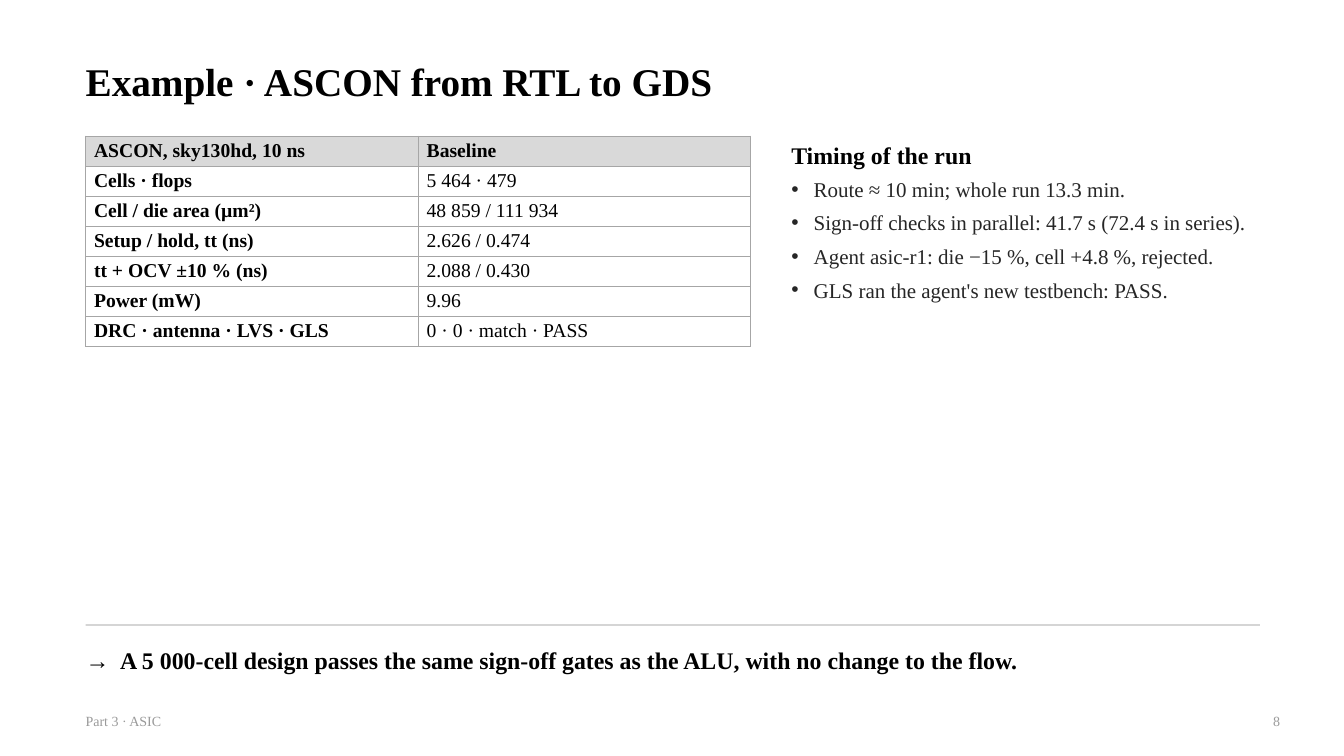
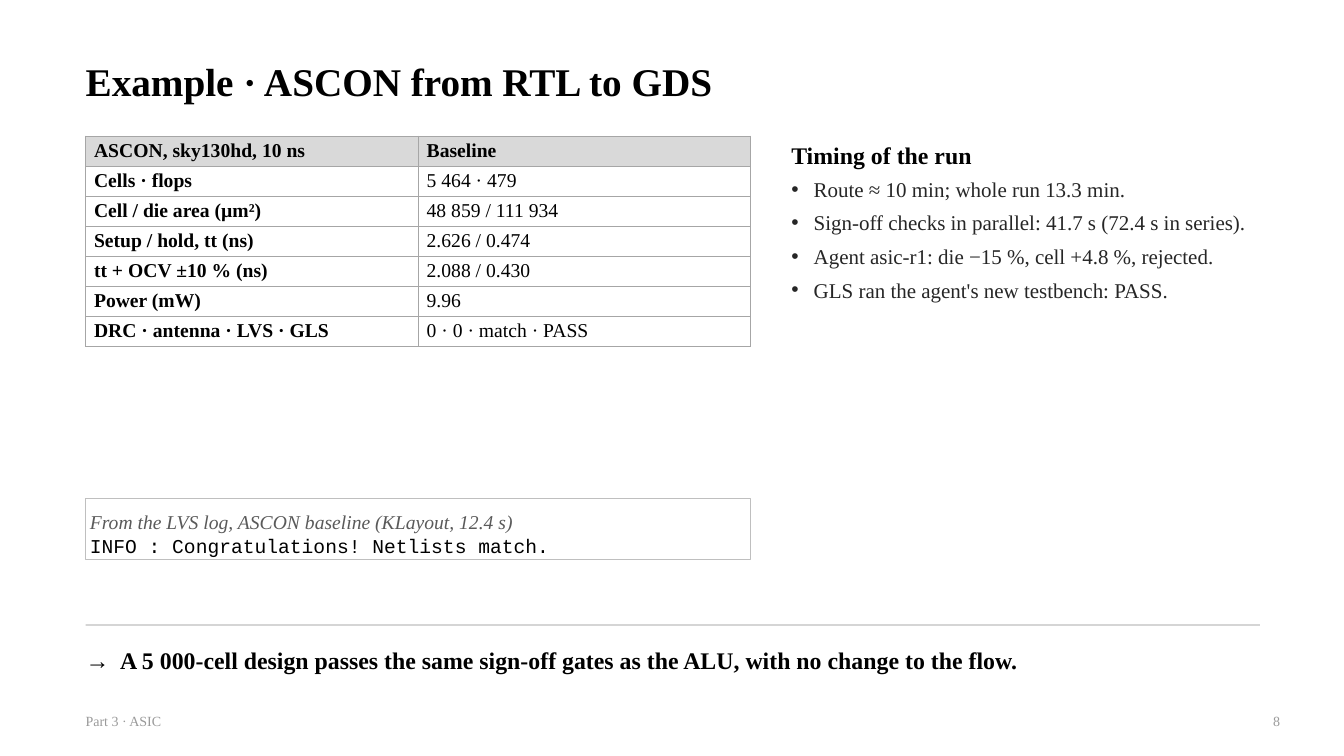
Before and after one commit to chipchip-tech/CHIA-workflow, a slide deck: slide 8 of projects/demo-alu/report/guides/3_ASIC.pptx. Drawn at 1344x756 pixels with LibreOffice and Linux fonts; fonts in the diff are those of the drawing. Boxes give left, top, right and bottom in pixels: in the first picture for what was removed or moved away, otherwise in the second. Text is boxed around its words. In the diff, an @@ line names an element or a change of style, - is before the commit and + after.

```diff
--- a/projects/demo-alu/report/guides/3_ASIC.pptx
+++ b/projects/demo-alu/report/guides/3_ASIC.pptx
@@ rectangle added at box(86, 499, 751, 560), outline #BFBFBF 0.75 pt, 14 pt, text #5A5A5A, italic @@
+From the LVS log, ASCON baseline (KLayout, 12.4 s)
+INFO : Congratulations! Netlists match.
```
Also in this commit, not shown: 5 other files.
